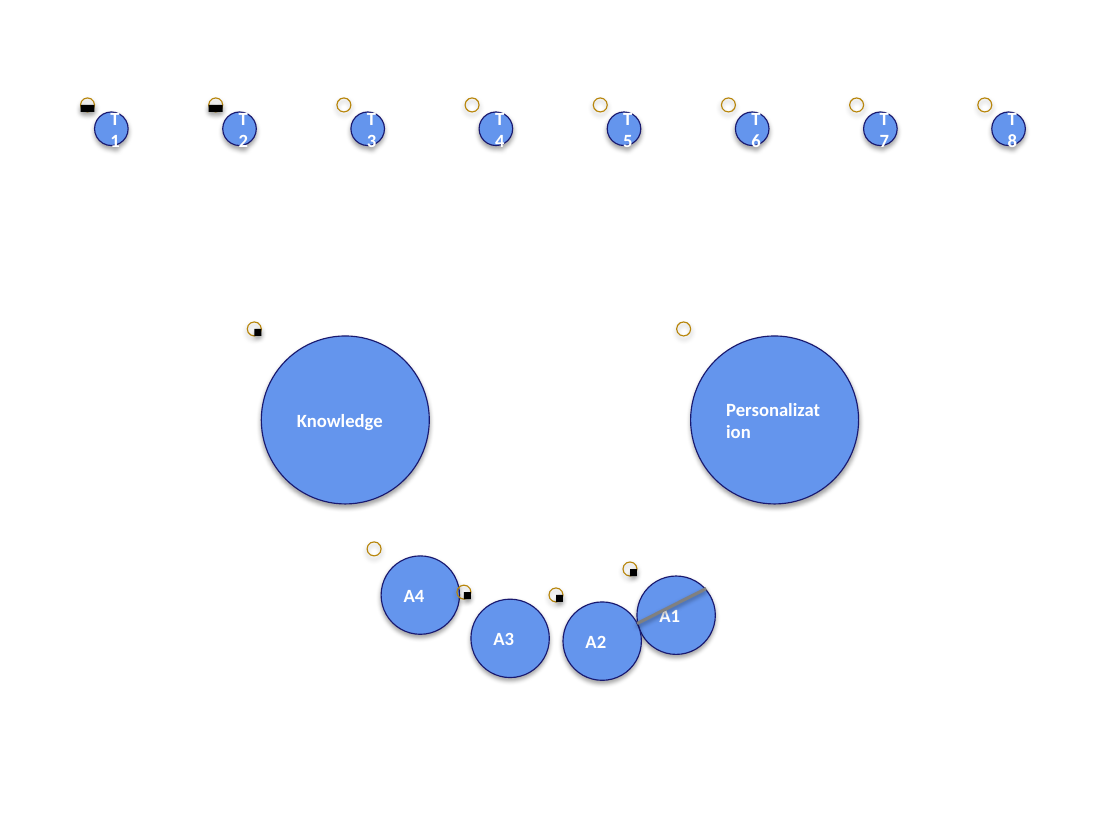
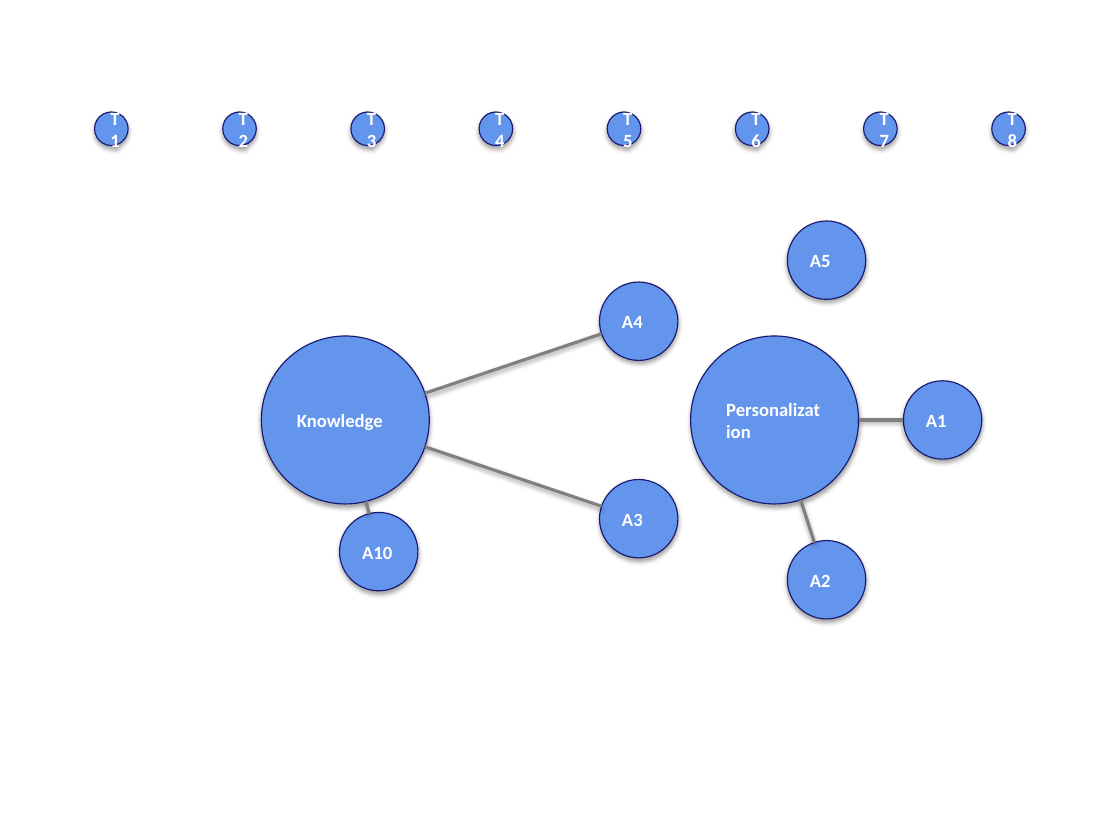
Before and after one commit to jfharney77/graph_tutorials, a slide deck: slide 1 of agentic_plan.pptx. Drawn at 1120x840 pixels with LibreOffice and Linux fonts; fonts in the diff are those of the drawing. Boxes give left, top, right and bottom in pixels: in the first picture for what was removed or moved away, otherwise in the second. Text is boxed around its words. In the diff, an @@ line names an element or a change of style, - is before the commit and + after.

```diff
--- a/agentic_plan.pptx
+++ b/agentic_plan.pptx
@@ ellipse removed at (81,97,94,111) @@
@@ rectangle removed at (81,105,94,112) @@
@@ ellipse removed at (208,97,222,111) @@
@@ rectangle removed at (208,105,222,112) @@
@@ ellipse removed at (337,97,351,111) @@
@@ ellipse removed at (465,97,478,111) @@
@@ ellipse removed at (594,97,607,111) @@
@@ ellipse removed at (721,97,735,111) @@
@@ ellipse removed at (850,97,864,111) @@
@@ ellipse removed at (978,97,991,111) @@
@@ ellipse added at (787,221,866,299), fill #6495ED, outline #191970 0.75 pt, 12 pt, text #FFFFFF, bold @@
+A5
@@ ellipse "A4": place and size @@
-ellipse "A4" at (381,556,459,634)
+ellipse "A4" at (599,282,678,361)
@@ ellipse removed at (248,321,261,335) @@
@@ rectangle removed at (254,329,261,336) @@
@@ ellipse removed at (676,321,690,335) @@
@@ line added from (424, 393) to (601, 334), #808080 2 pt @@
@@ ellipse "A1": place and size @@
-ellipse "A1" at (637,576,716,654)
+ellipse "A1" at (904,381,982,459)
@@ line added from (424, 447) to (601, 506), #808080 2 pt @@
@@ line added from (859, 420) to (904, 420), #808080 2 pt @@
@@ ellipse "A3": place and size @@
-ellipse "A3" at (470,599,549,678)
+ellipse "A3" at (599,479,678,558)
@@ line added from (366, 502) to (370, 514), #808080 2 pt @@
@@ line added from (801, 500) to (814, 542), #808080 2 pt @@
@@ ellipse added at (339,513,418,591), fill #6495ED, outline #191970 0.75 pt, 12 pt, text #FFFFFF, bold @@
+A10
@@ ellipse removed at (367,542,381,556) @@
@@ ellipse removed at (623,562,636,576) @@
@@ rectangle removed at (631,569,637,576) @@
@@ ellipse "A2": place and size @@
-ellipse "A2" at (563,601,642,680)
+ellipse "A2" at (787,541,866,619)
@@ ellipse removed at (457,585,470,598) @@
@@ rectangle removed at (464,592,470,599) @@
@@ ellipse removed at (549,588,562,601) @@
@@ rectangle removed at (556,595,562,601) @@
@@ line removed from (707, 589) to (637, 624) @@
@@ line removed from (710, 595) to (710, 595) @@
```
Also in this commit, not shown: 3 other files.
